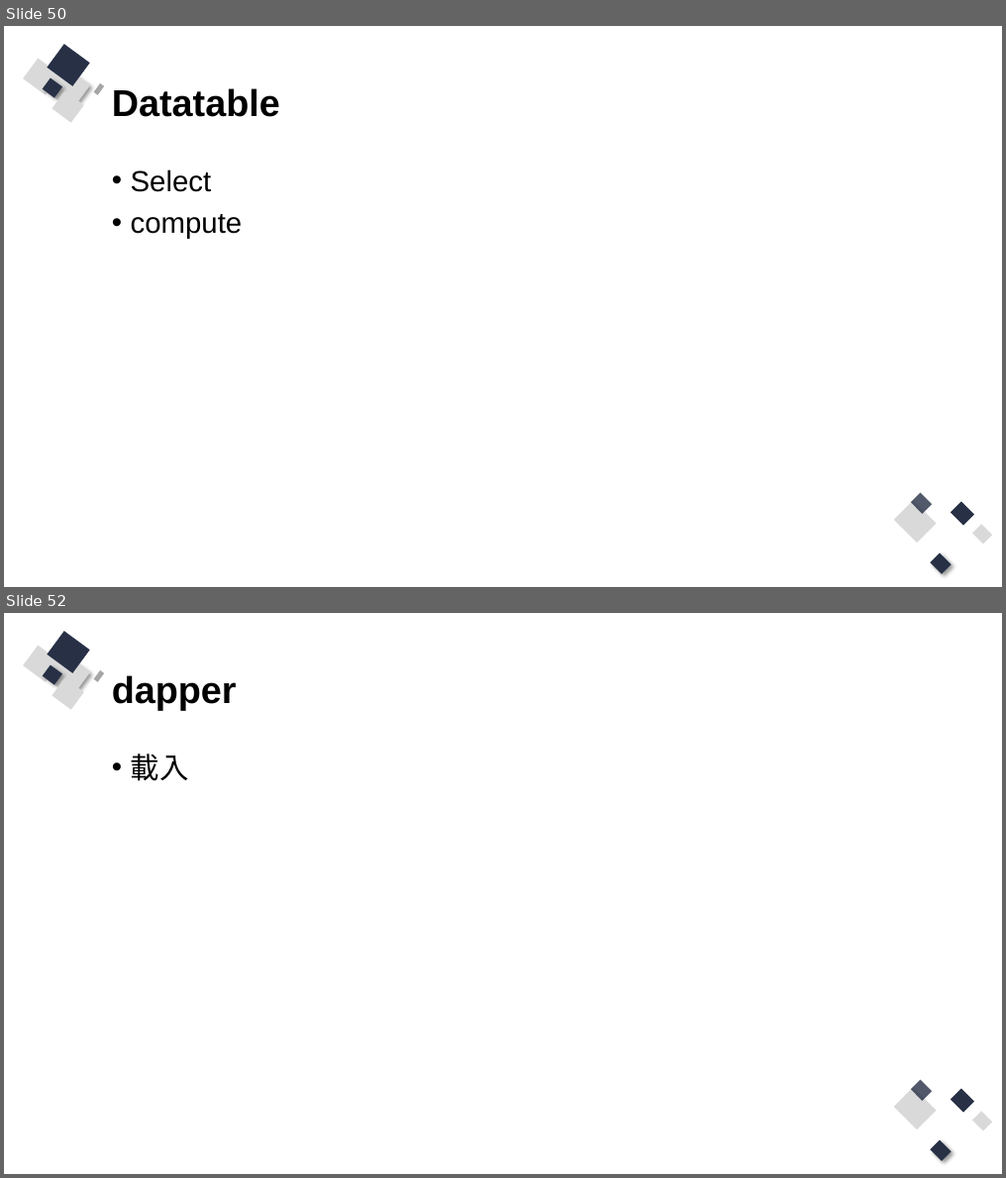
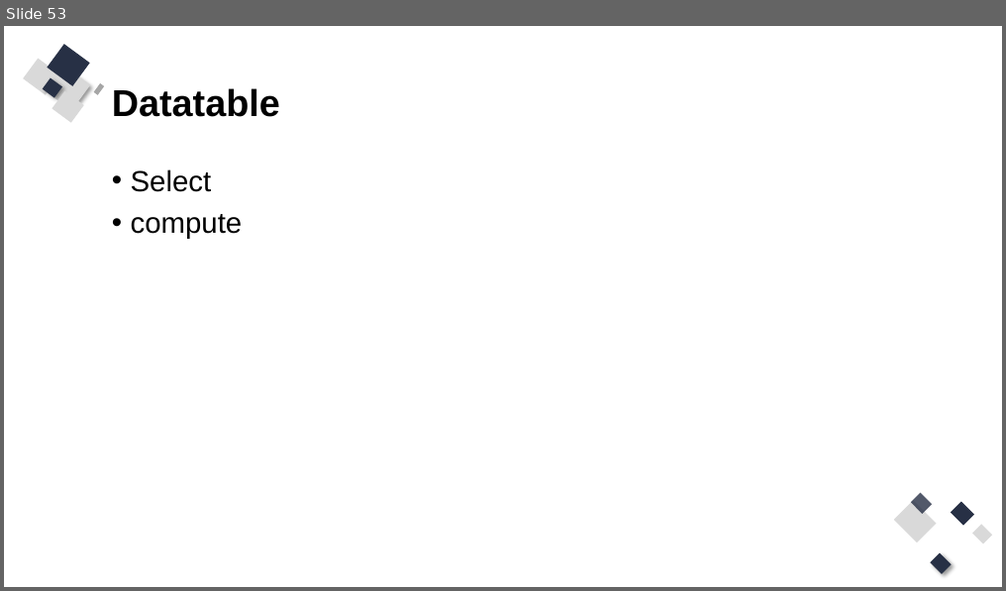
Before and after one commit to Q81JIAXIONG/-, a slide deck: 投影片/3.網站程式與資料庫溝通、互動.pptx. Shown one above the other, each under a label of ours: slides 50 and 52 before the commit, slide 53 after it; the slides between them are not shown. The pictures are 1006x1178 and 1006x591 pixels, drawn with LibreOffice and Linux fonts; fonts in the diff are those of the drawing. Boxes give left, top, right and bottom in pixels: in the first picture for what was removed or moved away, otherwise in the second. Text is boxed around its words. In the diff, an @@ line names an element or a change of style, - is before the commit and + after.

```diff
--- a/投影片/3.網站程式與資料庫溝通、互動.pptx
+++ b/投影片/3.網站程式與資料庫溝通、互動.pptx
@@ slide 52 removed at (4, 613, 1002, 1174), background #FFFFFF; not listed: 13 template elements that a slide beside it also shows @@
@@ title removed at (112, 675, 237, 710) @@
-dapper
@@ text removed at (131, 754, 189, 781) @@
-• 載入
@@ what was slide 50 is now slide 53 @@
```
Also in this commit, not shown: 2 slides changed, 3 slides added, 2 other slides removed, 8 other files.
